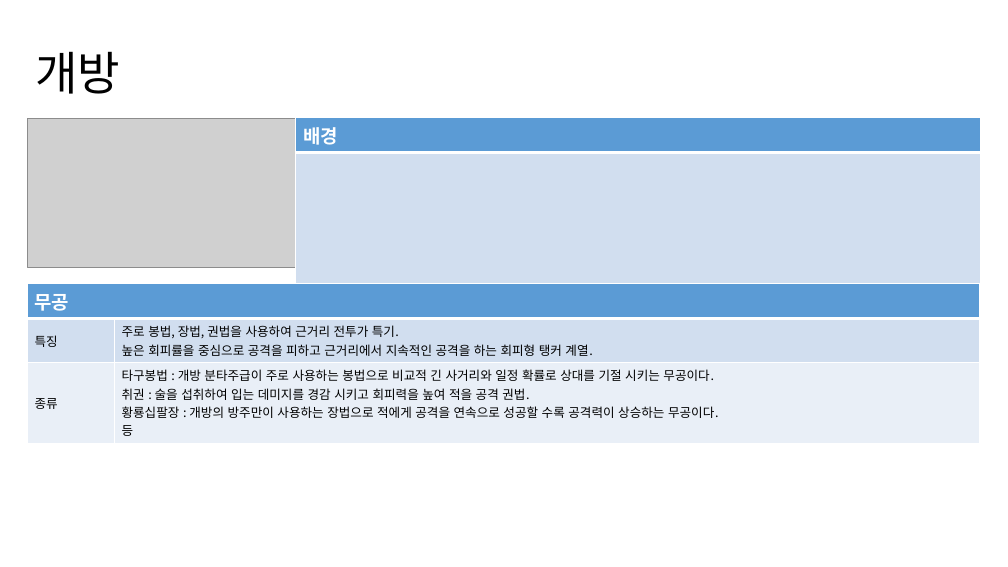
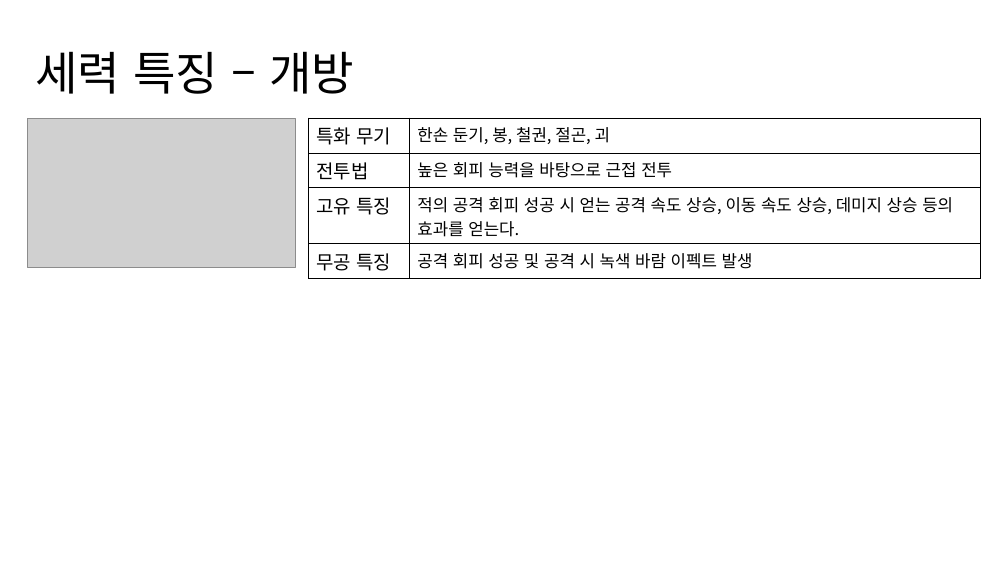
Before and after one commit to yjk0401/unityenginebasic_9th, a slide deck: slide 6 of 기획/세력 기획서.pptx (slide 7 before the commit). Drawn at 1008x567 pixels with LibreOffice and Linux fonts; fonts in the diff are those of the drawing; grey boxes stand for pictures. Boxes give left, top, right and bottom in pixels: in the first picture for what was removed or moved away, otherwise in the second. Text is boxed around its words. In the diff, an @@ line names an element or a change of style, - is before the commit and + after.

```diff
--- a/기획/세력 기획서.pptx
+++ b/기획/세력 기획서.pptx
@@ title at [35, 51, 354, 94]: text changed @@
-개방
+세력 특징 – 개방
@@ table removed at [296, 117, 980, 279], 2 rows, 1 columns @@
-배경
-
@@ table added at [309, 118, 982, 275], 4 rows, 2 columns @@
+특화 무기 | 한손 둔기, 봉, 철권, 절곤, 괴
+전투법 | 높은 회피 능력을 바탕으로 근접 전투
+고유 특징 | 적의 공격 회피 성공 시 얻는 공격 속도 상승, 이동 속도 상승, 데미지 상승 등의 효과를 얻는다.
+무공 특징 | 공격 회피 성공 및 공격 시 녹색 바람 이펙트 발생
@@ table removed at [27, 284, 980, 440], 3 rows, 2 columns @@
-무공 | 
-특징 | 주로 봉법, 장법, 권법을 사용하여 근거리 전투가 특기. / 높은 회피률을 중심으로 공격을 피하고 근거리에서 지속적인 공격을 하는 회피형 탱커 계열.
-종류 | 타구봉법 : 개방 분타주급이 주로 사용하는 봉법으로 비교적 긴 사거리와 일정 확률로 상대를 기절 시키는 무공이다. / 취권 : 술을 섭취하여 입는 데미지를 경감 시키고 회피력을 높여 적을 공격 권법. / 황룡십팔장 : 개방의 방주만이 사용하는 장법으로 적에게 공격을 연속으로 성공할 수록 공격력이 상승하는 무공이다. / 등
```
Also in this commit, not shown: 15 other slides changed, 1 slide added, 2 slides removed, 5 other files.
